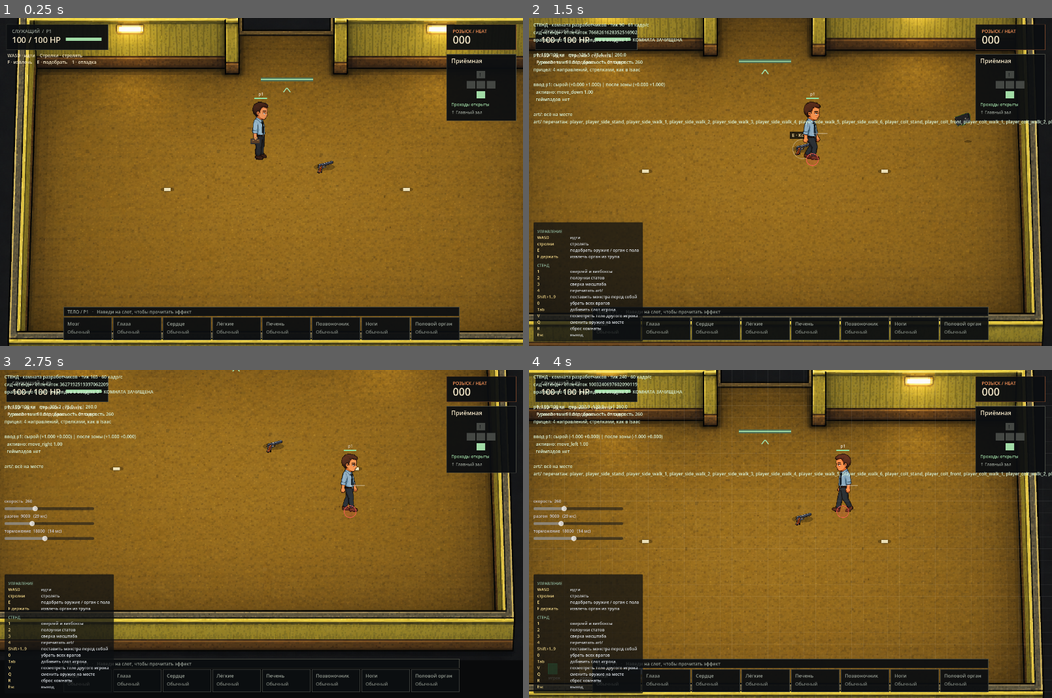
Above: before the commit, frames 1-4 (two rows, left to right).
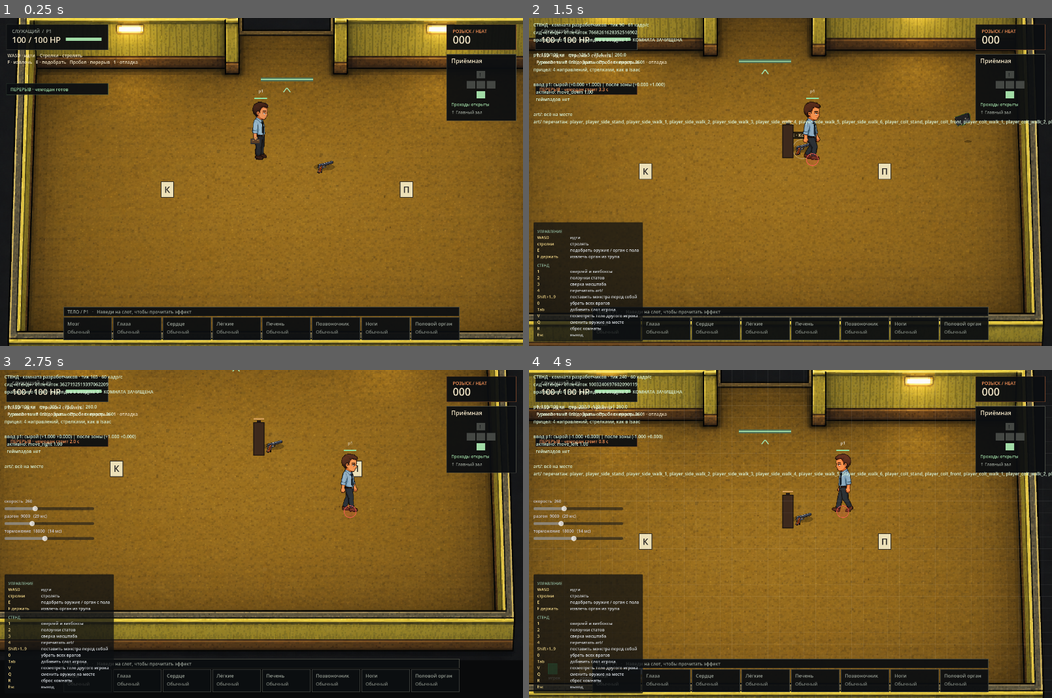
Above: after the commit, the same moments.

Repository: e2or28/lomka
Game: Godot game, scene res://game/dev_sandbox.tscn
The game is run twice, just before and just after one commit, with the same random seed, the same clock (stepped at 60 frames per second) and the same inputs.
Inputs (mouse positions are in pixels of both pictures, inside the frame that each line leads up to):
- Up to frame 1 (0.25 s): no input
- Up to frame 2 (1.5 s): tap Enter at 0.5 s; move the mouse to (905, 165) at 0.52 s; hold D 0.53-1.28 s; tap 1 at 0.6 s; click (905, 165) at 0.67 s; tap Space at 0.77 s; move the mouse to (685, 198) at 1.27 s; hold S from 1.28 s (still down); tap 9 at 1.35 s; click (685, 198) at 1.42 s
- Up to frame 3 (2.75 s): tap Space at 1.52 s; move the mouse to (313, 461) at 2.02 s; release S at 2.03 s; hold D from 2.03 s (still down); tap 2 at 2.1 s; click (313, 461) at 2.17 s
- Up to frame 4 (4 s): move the mouse to (764, 599) at 2.77 s; release D at 2.78 s; hold W 2.78-3.53 s; tap 3 at 2.85 s; click (764, 599) at 2.92 s; tap Space at 3.02, 3.77 s; move the mouse to (947, 583) at 3.52 s; hold A from 3.53 s (still down); tap 4 at 3.6 s; click (947, 583) at 3.67 s

The runs differ from the first frame. In frame 1, 1.0% of the frame differs, in the area x 1-79%, y 12-55%; in frame 2, 1.2%; in frame 3, 1.2%; in frame 4, 1.2%, in the area x 1-70%, y 12-55%.

Commit message:
Интерфейс сборки: предметы, заряд и укрытие видны, указатель прицела убран
Белая линия из-под головы дублировала то, что и так видно — ствол кольта,
позу с чемоданом, летящие снаряды, — и ломала силуэт. Убрана и из обычного
вида, и из отладки.

Взамен на экране появилось то, чего действительно не хватало: карточки
собранных предметов с описанием при наведении, полоска заряда над героем,
строка состояния перерыва и сам чемодан на полу с полоской прочности.
Подсказка перед установкой органа теперь говорит, что уйдёт взамен, —
без этой строки замена сердца выглядит бесплатной, хотя снимает и эффекты,
и сочетания.

Короткое имя органа берётся из его записи, а не из списка исключений в виде:
третий орган на слот больше не требует правки интерфейса. У новых предметов
и органов пока буквенные карточки — исходники Саши на них не рисовались.

Смена оружия на стенде сначала сворачивает укрытие: иначе чемодан оказался бы
разом и в руках, и на полу.

Co-Authored-By: Claude Opus 5 <noreply@anthropic.com>

Diff:
--- a/game/dev_sandbox.gd
+++ b/game/dev_sandbox.gd
@@ -18,6 +18,7 @@
 const InputReader = preload("res://game/input_reader.gd")
 const InputMapDef = preload("res://tools/input_map.gd")
 const WorldView = preload("res://game/world_view.gd")
+const Abilities = preload("res://sim/abilities.gd")
 const ArtLibrary = preload("res://game/art_library.gd")
 const DebugOverlay = preload("res://game/debug_overlay.gd")
 const ScaleReference = preload("res://game/scale_reference.gd")
@@ -296,6 +297,8 @@
 
 	var note := PackedStringArray()
 	for actor in _state.living(Actor.Kind.PLAYER):
+		# Иначе чемодан оказался бы разом и в руках, и укрытием на полу.
+		Abilities.finish(_state, _state.slots[actor.slot])
 		var index := ids.find(actor.weapon_id)
 		var next: String = ids[(index + 1) % ids.size()]
 		if Arsenal.equip(actor, next):
--- a/game/organ_hud.gd
+++ b/game/organ_hud.gd
@@ -6,6 +6,8 @@
 const Schemas = preload("res://sim/data/schemas.gd")
 const Harvest = preload("res://sim/harvest.gd")
 const Pickup = preload("res://sim/pickup.gd")
+const Items = preload("res://sim/items.gd")
+const Bestiary = preload("res://sim/bestiary.gd")
 
 const INK := Color(0.045, 0.055, 0.065, 0.94)
 const PAPER := Color(0.94, 0.89, 0.77)
@@ -53,10 +55,10 @@
 	draw_rect(Rect2(176, 53, 96 * hp, 8), MINT)
 	if player_index == 0:
 		_text(Vector2(20, 105), "WASD · идти    Стрелки · стрелять", 12)
-		_text(Vector2(20, 123), "F · извлечь    E · подобрать    1 · отладка", 12)
+		_text(Vector2(20, 123), "F · извлечь   E · подобрать   Пробел · перерыв   1 · отладка", 12)
 	else:
 		_text(Vector2(20, 105), "Левый стик · идти    Правый · стрелять", 12)
-		_text(Vector2(20, 123), "X · извлечь    A · подобрать    1 · отладка", 12)
+		_text(Vector2(20, 123), "X · извлечь   A · подобрать   LB · перерыв   1 · отладка", 12)
 	if state.occupied_count() > 1:
 		_text(Vector2(310, 105), "V · игрок и камера", 12, MINT)
 	_panel(Rect2(viewport.x - 204, 18, 186, 68), ACCENT.darkened(0.5))
@@ -72,6 +74,9 @@
 		_panel(Rect2(18, 136, 272, 30), ACCENT.darkened(0.6))
 		_text(Vector2(28, 156), text, 13, ACCENT)
 
+	var hovered_item := _draw_items(slot)
+	_draw_skill(slot)
+
 	var row := Vector2((viewport.x - (CELL_WIDTH + GAP) * 8 + GAP) / 2, viewport.y - 76)
 	var hovered := ""
 	for i in Schemas.ORGAN_SLOTS.size():
@@ -83,10 +88,7 @@
 		var over := rect.has_point(get_global_mouse_position())
 		_panel(rect, ACCENT if over else (MINT.darkened(0.45) if has_organ else MUTED.darkened(0.6)))
 		_text(at + Vector2(10, 21), Organs.SLOT_NAMES[socket], 13, PAPER if has_organ else MUTED)
-		var short_name := "Обычный"
-		if id == "courier_heart": short_name = "Курьера"
-		elif id == "armored_spine": short_name = "Бронированный"
-		_text(at + Vector2(10, 43), short_name, 12, MINT if has_organ else MUTED.darkened(0.2))
+		_text(at + Vector2(10, 43), _short_name(id), 12, MINT if has_organ else MUTED.darkened(0.2))
 		if over:
 			hovered = socket
 
@@ -97,7 +99,7 @@
 		caption = synergy["name"] + "  ·  " + synergy["description"]
 	_panel(Rect2(row + Vector2(0, -28), Vector2((CELL_WIDTH + GAP) * 8 - GAP, 24)))
 	_text(row + Vector2(10, -11), caption, 12, MINT if not synergies.is_empty() else MUTED)
-	_draw_context(player, slot, row, hovered)
+	_draw_context(player, slot, row, hovered, hovered_item)
 	if state.party_down():
 		var at := Vector2(viewport.x * 0.5 - 230, viewport.y * 0.5 - 48)
 		_panel(Rect2(at, Vector2(460, 96)), ACCENT)
@@ -123,9 +125,53 @@
 		_text(at + Vector2(114, 85), "ВЫСТРЕЛ — УХОДИ С ЛИНИИ", 13, ACCENT)
 
 
-func _draw_context(player, slot, row: Vector2, hovered: String) -> void:
+func _short_name(id: String) -> String:
+	var name: String = Organs.organ(id).get("name", "")
+	if name == "": return "Обычный"
+	var words := name.split(" ")
+	return words[words.size() - 1].capitalize()
+
+
+## Собранные предметы: карточка с буквой, число повторов углом.
+func _draw_items(slot) -> String:
+	if slot.items.is_empty(): return ""
+	var counts := {}
+	for id in slot.items: counts[id] = int(counts.get(id, 0)) + 1
+	_panel(Rect2(18, 176, 272, 52), MINT.darkened(0.6))
+	_text(Vector2(28, 194), "ПРЕДМЕТЫ", 11, MUTED)
+	var hovered := ""
+	var i := 0
+	for id in counts:
+		var rect := Rect2(28 + i * 34, 199, 30, 22)
+		var over := rect.has_point(get_global_mouse_position())
+		draw_rect(rect, PAPER.darkened(0.1) if over else PAPER.darkened(0.35))
+		_text(rect.position + Vector2(5, 16), Items.item(id).get("badge", "?"), 14, INK)
+		if int(counts[id]) > 1:
+			_text(rect.position + Vector2(20, 9), "%d" % counts[id], 10, INK)
+		if over: hovered = id
+		i += 1
+	return hovered
+
+
+func _draw_skill(slot) -> void:
+	if Bestiary.character(slot.character_id).get("skill", "") != "lunch_break": return
+	var text := "ПЕРЕРЫВ · чемодан готов"
+	var color := MINT
+	if slot.cover_ticks > 0:
+		text = "ПЕРЕРЫВ · чемодан стоит %.1f с" % (slot.cover_ticks / 60.0)
+		color = ACCENT
+	elif slot.skill_cooldown_ticks > 0:
+		text = "ПЕРЕРЫВ · снова через %.1f с" % (slot.skill_cooldown_ticks / 60.0)
+		color = MUTED
+	var top := 176.0 if slot.items.is_empty() else 234.0
+	_panel(Rect2(18, top, 272, 30), color.darkened(0.6))
+	_text(Vector2(28, top + 20), text, 12, color)
+
+
+func _draw_context(player, slot, row: Vector2, hovered: String, hovered_item: String) -> void:
 	var title := ""
 	var description := ""
+	var compare := ""
 	var footer := ""
 	var progress := 0.0
 	if not slot.downed:
@@ -134,10 +180,8 @@
 			var record := Organs.organ(corpse.organ_id)
 			title = ("F" if player_index == 0 else "X") + "  ДЕРЖАТЬ  ·  " + record["name"]
 			description = record["description"]
-			var old: String = slot.organs[record["slot"]]
+			compare = _instead_of(slot, record["slot"])
 			footer = "+%d HEAT  ·  1 с без движения и стрельбы" % record["heat"]
-			if old != "":
-				footer += "  ·  Прежний орган останется на полу"
 			if slot.harvest_target == corpse.id:
 				progress = float(slot.harvest_ticks) / Harvest.DURATION_TICKS
 		else:
@@ -149,25 +193,53 @@
 				if distance <= reach * reach and distance < shortest:
 					nearest = pickup
 					shortest = distance
+			var key := "E" if player_index == 0 else "A"
 			if nearest != null and nearest.kind == Pickup.KIND_ORGAN:
 				var record := Organs.organ(nearest.content_id)
-				title = ("E" if player_index == 0 else "A") + "  УСТАНОВИТЬ  ·  " + record["name"]
+				title = key + "  УСТАНОВИТЬ  ·  " + record["name"]
 				description = record["description"]
+				compare = _instead_of(slot, record["slot"])
 				footer = "Без роста Heat. Прежний орган остаётся на полу."
+			elif nearest != null and nearest.kind == Pickup.KIND_ITEM:
+				var record := Items.item(nearest.content_id)
+				title = key + "  ВЗЯТЬ  ·  " + record["name"]
+				description = record["description"]
+				footer = "Предмет остаётся до конца забега. Одинаковые складываются."
+	if hovered_item != "":
+		var record := Items.item(hovered_item)
+		title = "ПРЕДМЕТ  /  " + record["name"]
+		description = record["description"]
+		compare = ""
+		footer = "Предметы работают вместе с органами."
+		progress = 0.0
 	if hovered != "":
 		var record := Organs.organ(slot.organs[hovered])
 		title = Organs.SLOT_NAMES[hovered] + "  /  " + record.get("name", "Обычный орган")
 		description = record.get("description", "Без особых эффектов. Найди сильного врага с органом для этого слота.")
-		footer = "Органы разных слотов работают вместе."
+		compare = ""
+		footer = "Органы разных слотов работают вместе, одного слота — вытесняют друг друга."
 		progress = 0.0
 	if title == "":
 		return
-	var at := row + Vector2(90, -143)
-	_panel(Rect2(at, Vector2(879, 108)), ACCENT.darkened(0.4))
+	var height := 128.0 if compare != "" else 104.0
+	var at := row + Vector2(90, -35 - height)
+	_panel(Rect2(at, Vector2(879, height)), ACCENT.darkened(0.4))
 	_text(at + Vector2(16, 27), title, 18, ACCENT)
 	_text(at + Vector2(16, 52), description, 15)
-	_text(at + Vector2(16, 79), footer, 12, MUTED)
-	draw_rect(Rect2(at + Vector2(0, 104), Vector2(879 * progress, 4)), ACCENT)
+	if compare != "":
+		_text(at + Vector2(16, 76), compare, 13, MINT)
+	_text(at + Vector2(16, height - 28), footer, 12, MUTED)
+	draw_rect(Rect2(at + Vector2(0, height - 4), Vector2(879 * progress, 4)), ACCENT)
+
+
+## Слот один, органов на него несколько: без этой строки замена сердца
+## выглядит бесплатной, а она снимает прежние эффекты и сочетания.
+func _instead_of(slot, socket: String) -> String:
+	var old: String = slot.organs.get(socket, "")
+	if old == "":
+		return "Слот «%s» пуст." % Organs.SLOT_NAMES[socket]
+	var record := Organs.organ(old)
+	return "Вместо: %s — %s" % [record["name"], record["description"]]
 
 
 func _draw_map(viewport: Vector2) -> void:
--- a/game/world_view.gd
+++ b/game/world_view.gd
@@ -25,6 +25,9 @@
 const Arsenal = preload("res://sim/arsenal.gd")
 const OrganArt = preload("res://game/organ_art.gd")
 const Corpses = preload("res://sim/corpses.gd")
+const Items = preload("res://sim/items.gd")
+const Abilities = preload("res://sim/abilities.gd")
+const Shooting = preload("res://sim/shooting.gd")
 
 const BODY := Vector2(32, 40)
 const PROJECTILE := Vector2(18, 14)
@@ -192,6 +195,9 @@
 			_draw_actor(actor)
 	for pickup in state.pickups:
 		_draw_pickup(pickup)
+	for slot in state.slots:
+		if slot.cover_ticks > 0:
+			_draw_cover(slot)
 	for actor in actors:
 		if not actor.alive:
 			continue
@@ -249,7 +255,10 @@
 
 	var sprite: Texture2D = ground if ground != null else textures.get(pickup.content_id + "_top")
 	if pickup.kind == Pickup.KIND_ORGAN:
-		OrganArt.draw_ground(self, textures, pickup.content_id, at)
+		if not OrganArt.draw_ground(self, textures, pickup.content_id, at):
+			_draw_badge(at, Organs.organ(pickup.content_id).get("badge", "?"))
+	elif pickup.kind == Pickup.KIND_ITEM:
+		_draw_badge(at, Items.item(pickup.content_id).get("badge", "?"))
 	elif sprite != null:
 		var size := sprite.get_size()
 		if ground != null:
@@ -267,11 +276,23 @@
 		caption += " · " + Arsenal.weapon(pickup.content_id).get("name", pickup.content_id)
 	elif pickup.kind == Pickup.KIND_ORGAN:
 		caption += " · " + Organs.organ(pickup.content_id).get("name", pickup.content_id)
+	elif pickup.kind == Pickup.KIND_ITEM:
+		caption += " · " + Items.item(pickup.content_id).get("name", pickup.content_id)
 	var width := ThemeDB.fallback_font.get_string_size(caption, HORIZONTAL_ALIGNMENT_LEFT, -1, 13).x
 	var label_at := at + Vector2(-width * 0.5, -pickup.radius - 6)
 	draw_rect(Rect2(label_at + Vector2(-5, -14), Vector2(width + 10, 19)), Color(0.04, 0.04, 0.04, 0.8))
 	draw_string(ThemeDB.fallback_font, label_at,
 		caption, HORIZONTAL_ALIGNMENT_LEFT, -1, 13, Color(1, 0.89, 0.65))
+
+
+## Карточка с буквой — заглушка до спрайтов Саши, см. art/README.md.
+func _draw_badge(at: Vector2, badge: String) -> void:
+	var card := Rect2(at - Vector2(17, 21), Vector2(34, 42))
+	draw_rect(card, PAPER_COLOR, true)
+	draw_rect(card, Color(0.2, 0.18, 0.15), false, 1.5)
+	var width := ThemeDB.fallback_font.get_string_size(badge, HORIZONTAL_ALIGNMENT_LEFT, -1, 24).x
+	draw_string(ThemeDB.fallback_font, at + Vector2(-width * 0.5, 9), badge,
+		HORIZONTAL_ALIGNMENT_LEFT, -1, 24, Color(0.16, 0.15, 0.14))
 
 
 func _within_reach(pickup: Pickup) -> bool:
@@ -370,10 +391,8 @@
 		draw_string(ThemeDB.fallback_font, at + Vector2(-18, -24), "УПАЛ", HORIZONTAL_ALIGNMENT_LEFT, -1, 11, Color(0.9, 0.75, 0.65))
 		return
 	_draw_health(actor, at, color)
-
-	if show_hitboxes and actor.aim != Vector2.ZERO and not downed:
-		var from := at - Vector2(0, _sprite_height(actor) * 0.45)
-		draw_line(from, from + actor.aim.normalized() * 40.0, Color(1, 1, 1, 0.4), 2.0)
+	if is_player and actor.slot >= 0:
+		_draw_charge(actor, at)
 
 	if actor.invulnerable > 0.0:
 		draw_arc(at, actor.radius + 10.0, 0, TAU, 24, Color(1, 1, 1, 0.35), 1.5)
@@ -387,7 +406,7 @@
 		draw_arc(at, actor.radius, 0, TAU, 32, Color(1, 0.35, 0.35, 0.9), 1.5)
 
 	if is_player:
-		draw_string(ThemeDB.fallback_font, at + Vector2(-6, -_sprite_height(actor) - 16.0),
+		draw_string(ThemeDB.fallback_font, at + Vector2(-6, -_sprite_height(actor) - 24.0),
 			"p%d" % (actor.slot + 1), HORIZONTAL_ALIGNMENT_LEFT, -1, 11, Color(1, 1, 1, 0.7))
 
 
@@ -544,6 +563,38 @@
 	draw_rect(Rect2(top, Vector2(width * share, 3)), color.lightened(0.2), true)
 
 
+## Чемодан-укрытие: пока он стоит, его нет в руках владельца.
+func _draw_cover(slot) -> void:
+	var area := Abilities.rect(slot)
+	var rect := Rect2(origin + area.position, area.size)
+	draw_set_transform(rect.get_center() + Vector2(0, rect.size.y * 0.4), 0.0, Vector2(1.0, 0.34))
+	draw_circle(Vector2.ZERO, rect.size.x * 0.5, Color(0, 0, 0, 0.3))
+	draw_set_transform(Vector2.ZERO, 0.0, Vector2.ONE)
+	draw_rect(rect, Color(0.24, 0.16, 0.11), true)
+	draw_rect(rect, Color(0.08, 0.06, 0.05), false, 2.0)
+	var handle := Rect2(rect.get_center() - Vector2(rect.size.x * 0.18, rect.size.y * 0.5 + 6),
+		Vector2(rect.size.x * 0.36, 6))
+	draw_rect(handle, Color(0.14, 0.1, 0.08), true)
+	var share := clampf(slot.cover_health / Abilities.COVER_HEALTH, 0.0, 1.0)
+	var bar := Rect2(rect.position + Vector2(0, -12), Vector2(rect.size.x, 4))
+	draw_rect(bar, Color(0, 0, 0, 0.6), true)
+	draw_rect(Rect2(bar.position, Vector2(bar.size.x * share, bar.size.y)), Color(0.83, 0.62, 0.35), true)
+
+
+func _draw_charge(actor: Actor, at: Vector2) -> void:
+	var slot = state.slots[actor.slot]
+	if slot.charge_ticks <= 0:
+		return
+	var duration := Shooting.charge_duration(actor.stack.compute())
+	if duration <= 0:
+		return
+	var width := 34.0
+	var top := at + Vector2(-width * 0.5, -_sprite_height(actor) - 18.0)
+	draw_rect(Rect2(top, Vector2(width, 3)), Color(0, 0, 0, 0.6), true)
+	var share := clampf(float(slot.charge_ticks) / duration, 0.0, 1.0)
+	draw_rect(Rect2(top, Vector2(width * share, 3)), Color(1.0, 0.82, 0.35), true)
+
+
 func _sprite_height(actor: Actor) -> float:
 	if actor.kind == Actor.Kind.PLAYER:
 		return PLAYER_HEIGHT
Not shown, changed: CLAUDE.md
Not shown, changed: docs/DECISIONS.md
Not shown, changed: docs/ROADMAP.md
